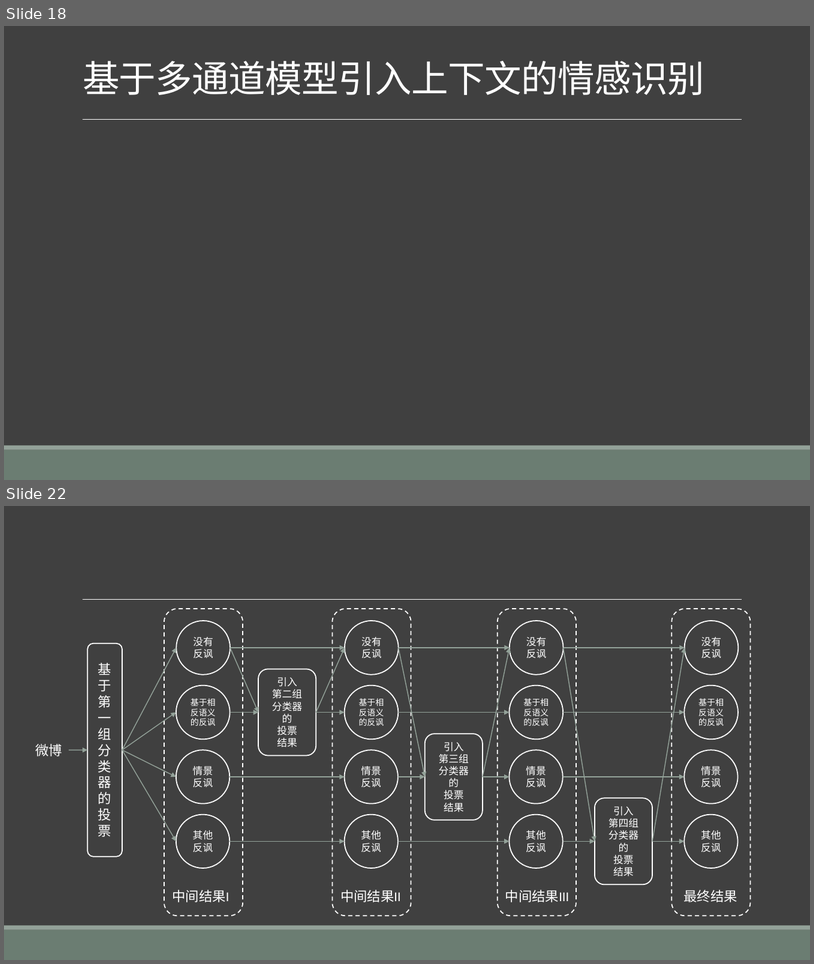
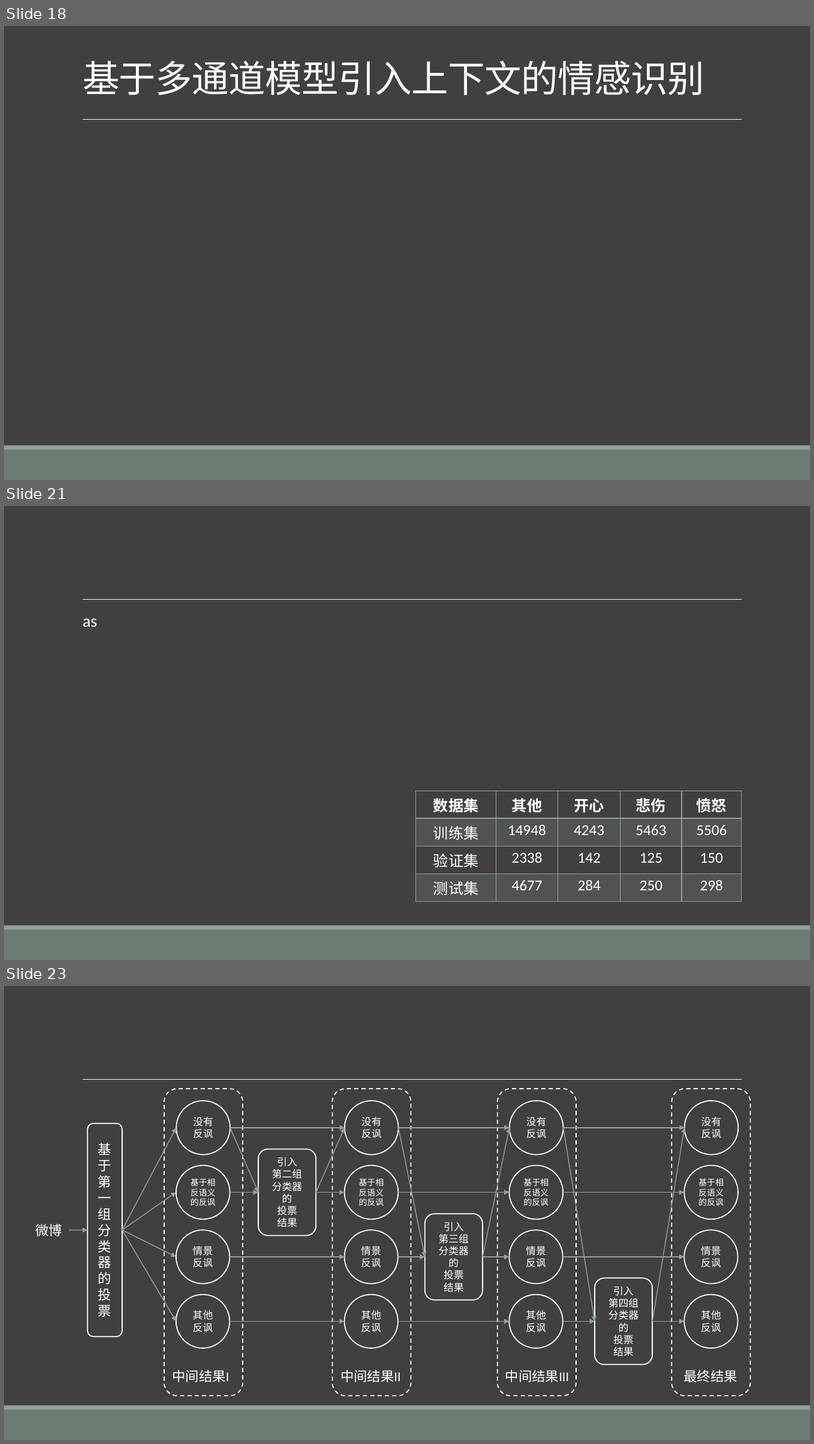
Before and after one commit to liangxh/grad2019, a slide deck: 计研163_梁锡豪_2016211014_基于多步決策的情感识别.pptx. Shown one above the other, each under a label of ours: slides 18 and 22 before the commit, slides 18, 21 and 23 after it; the slides between them are not shown. The pictures are 814x964 and 814x1444 pixels, drawn with LibreOffice and Linux fonts; fonts in the diff are those of the drawing. Boxes give left, top, right and bottom in pixels: in the first picture for what was removed or moved away, otherwise in the second. Text is boxed around its words. In the diff, an @@ line names an element or a change of style, - is before the commit and + after.

```diff
--- a/计研163_梁锡豪_2016211014_基于多步決策的情感识别.pptx
+++ b/计研163_梁锡豪_2016211014_基于多步決策的情感识别.pptx
@@ slide 21 added at [4, 506, 810, 960], background #404040; not listed: 3 template elements that a slide beside it also shows @@
@@ text added at [83, 618, 97, 627], 20 pt, text #FFFFFF @@
+  as
@@ table added at [416, 790, 741, 897], 4 rows, 5 columns @@
+数据集 | 其他 | 开心 | 悲伤 | 愤怒
+训练集 | 14948 | 4243 | 5463 | 5506
+验证集 | 2338 | 142 | 125 | 150
+测试集 | 4677 | 284 | 250 | 298
@@ what was slide 22 is now slide 23 @@
```
Also in this commit, not shown: 6 slides changed, 9 other slides added, 2 slides removed, 4 other files.
